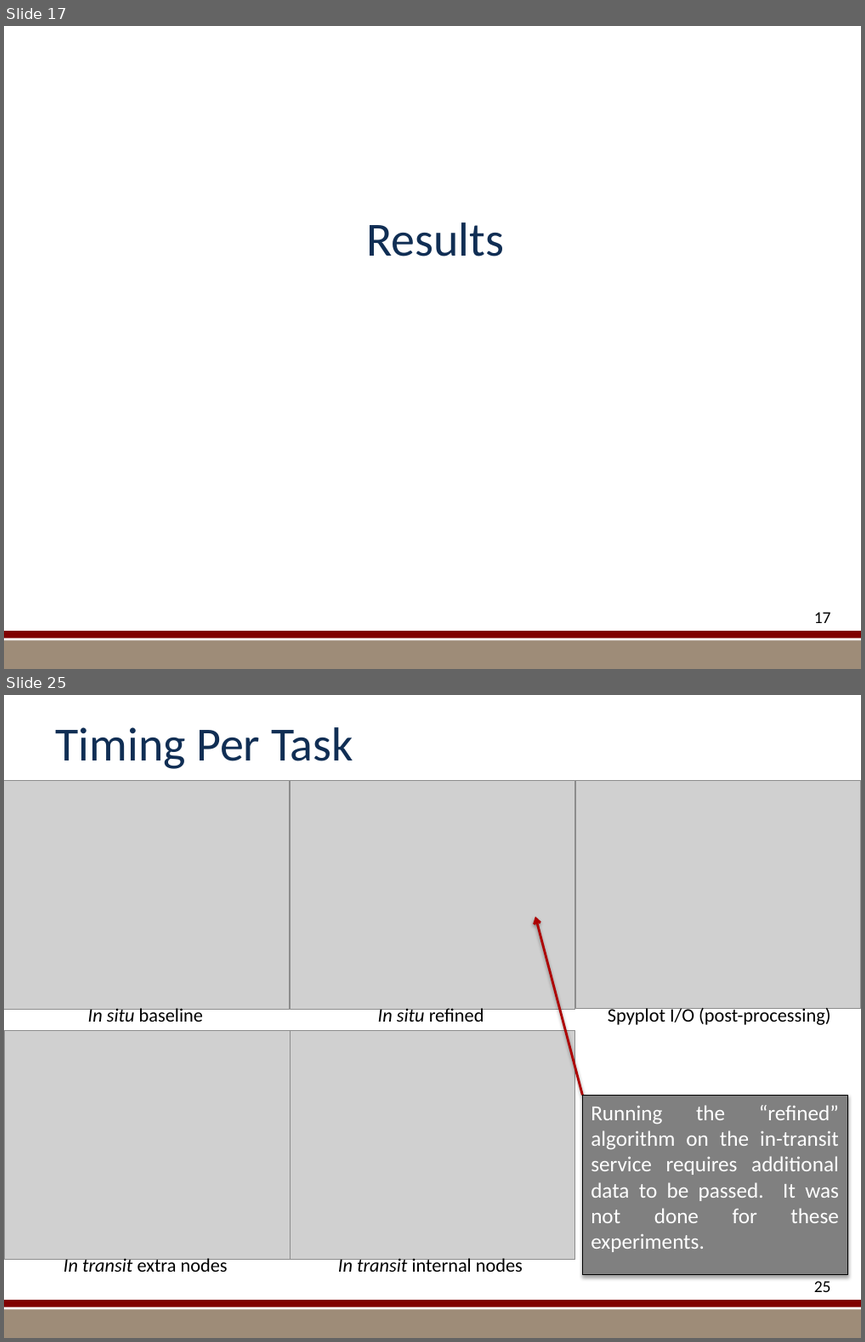
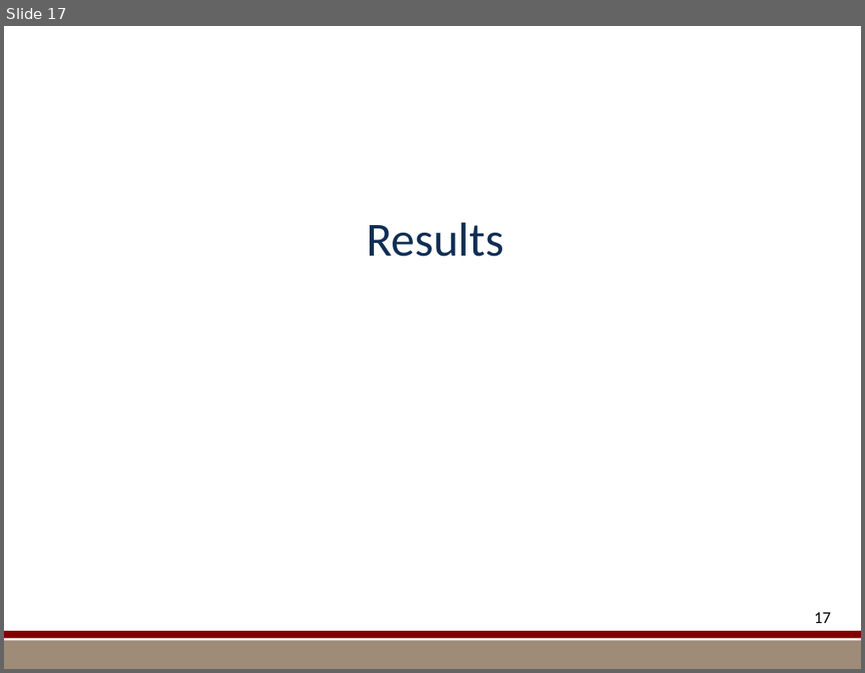
Before and after one commit to kmorel-papers/MilestoneFY13, a slide deck: Summary/SummarySlides.pptx. Shown one above the other, each under a label of ours: slides 17 and 25 before the commit, slide 17 after it; the slides between them are not shown. The pictures are 865x1342 and 865x673 pixels, drawn with LibreOffice and Linux fonts; fonts in the diff are those of the drawing; grey boxes stand for pictures; background and template pictures are left out. Boxes give left, top, right and bottom in pixels: in the first picture for what was removed or moved away, otherwise in the second. Text is boxed around its words. In the diff, an @@ line names an element or a change of style, - is before the commit and + after.

```diff
--- a/Summary/SummarySlides.pptx
+++ b/Summary/SummarySlides.pptx
@@ slide 25 removed at [4, 695, 861, 1338], background #FFFFFF; not listed: 2 template elements that a slide beside it also shows @@
@@ title removed at [55, 727, 353, 769] @@
-Timing Per Task
@@ picture removed at [4, 781, 290, 1009] @@
@@ picture removed at [290, 781, 574, 1009] @@
@@ picture removed at [575, 781, 861, 1009] @@
@@ arrow removed from (582, 1095) to (535, 916) @@
@@ text removed at [88, 1005, 203, 1021] @@
-In situ baseline
@@ text removed at [378, 1005, 484, 1021] @@
-In situ refined
@@ text removed at [608, 1005, 830, 1025] @@
-Spyplot I/O (post-processing)
@@ picture removed at [5, 1031, 290, 1259] @@
@@ picture removed at [290, 1031, 574, 1259] @@
@@ rectangle removed at [582, 1095, 847, 1275] @@
-Running the “refined” algorithm on the in-transit service requires additional data to be passed. It was not done for these experiments.
@@ text removed at [64, 1255, 228, 1271] @@
-In transit extra nodes
@@ text removed at [338, 1255, 522, 1271] @@
-In transit internal nodes
@@ page number removed at [814, 1281, 831, 1292] @@
-25
```
Also in this commit, not shown: 12 slides changed, 4 slides added, 2 other slides removed, 19 other files.
